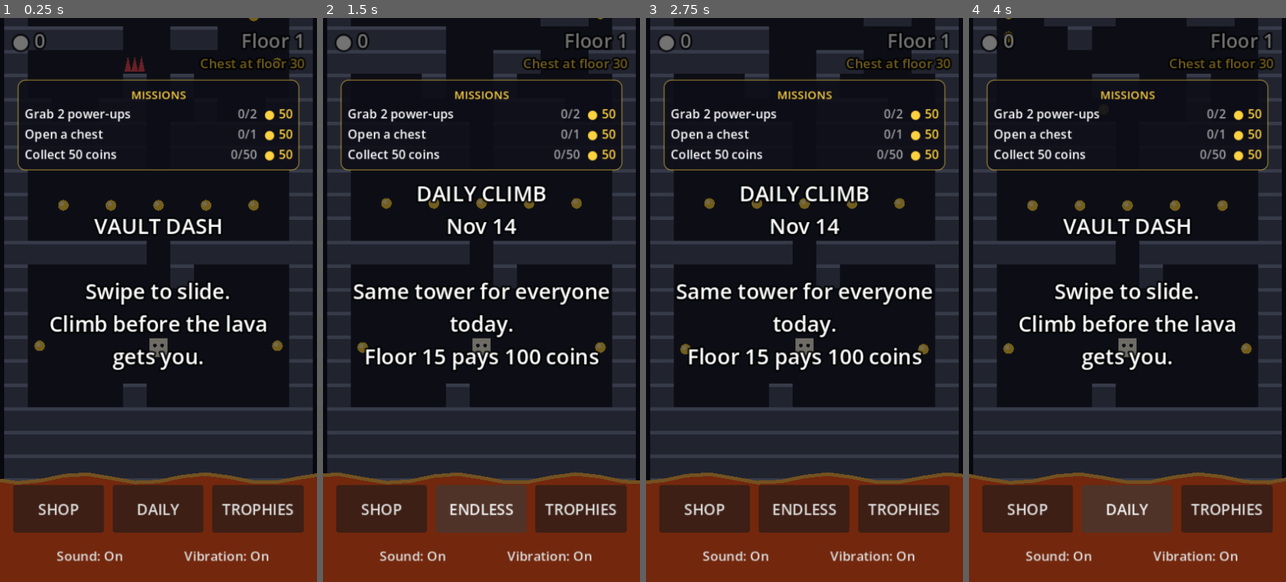
Above: before the commit, frames 1-4 (left to right).
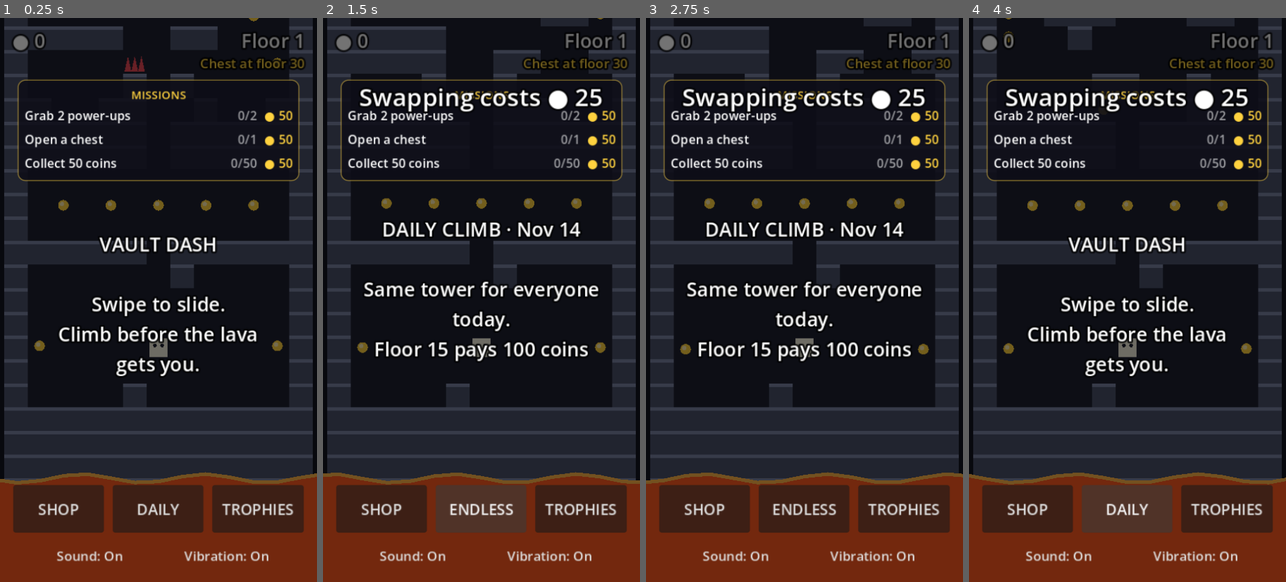
Above: after the commit, the same moments.

Repository: erelcaferm/vault-dash
Game: Godot game, scene res://scenes/main.tscn
Two runs of this game, one before a commit and one after it. Both use one fixed random seed, a clock stepped at 60 frames per second and the inputs below.
Inputs (mouse positions are in pixels of both pictures, inside the frame that each line leads up to):
- Up to frame 1 (0.25 s): no input
- Up to frame 2 (1.5 s): click (481, 113) at 0.52 s; click "DAILY" at 1.25 s
- Up to frame 3 (2.75 s): click (804, 142) at 2.02 s
- Up to frame 4 (4 s): click (1127, 164) at 2.77 s; click "ENDLESS" at 3.5 s

The runs differ from the first frame. In frame 1, 7.2% of the frame differs, in the area x 5-95%, y 16-64%; in frame 2, 8.7%; in frame 3, 8.7%, in the area x 5-95%, y 12-63%; in frame 4, 8.4%.

Commit message:
Polish: swap a mission for 25 coins, and fit menu text around the new panels
Co-Authored-By: Claude Opus 5.5 (1M context) <noreply@anthropic.com>
Claude-Session: https://claude.ai/code/session_012HmKL1m49VtDJvmPDdVVsr

Diff:
--- a/scripts/main.gd
+++ b/scripts/main.gd
@@ -159,6 +159,7 @@
 var mission_rng := RandomNumberGenerator.new()
 var missions_panel: PanelContainer
 var missions_rows: VBoxContainer
+var pending_swap := -1           # the mission waiting for a second tap to swap
 var powerups := {}               # cell -> power-up type, on floors loaded this run
 var powerups_rolled := 0         # floors below this have had their power-up roll
 var powerup_rng := RandomNumberGenerator.new()
@@ -247,7 +248,7 @@
 			progress += "\nToday's best: floor %d" % daily_best
 		if daily_streak > 0:
 			progress += "\nStreak: %d day%s" % [daily_streak, "" if daily_streak == 1 else "s"]
-		_show_message("DAILY CLIMB\n%s\n\nSame tower for everyone\ntoday.\n%s\n%s" % [_pretty_date(daily_date), goal, progress])
+		_show_message("DAILY CLIMB · %s\n\nSame tower for everyone today.\n%s\n%s" % [_pretty_date(daily_date), goal, progress])
 		return
 	var best := ""
 	if best_floor > 0:
@@ -576,7 +577,7 @@
 		daily_ghost = recording.duplicate()
 	_bank_run()
 	var best := "Today's best: floor %d" % daily_best if daily_mode else "Best: floor %d" % best_floor
-	_show_message("%s\n\n+%d coin%s\n%s\n\nSwipe to try again" % [reason % run_floor, run_coins, "" if run_coins == 1 else "s", best])
+	_show_message("%s\n\n+%d coin%s   %s\n\nSwipe to try again" % [reason % run_floor, run_coins, "" if run_coins == 1 else "s", best])
 	_update_revive_button()
 
 
@@ -803,12 +804,12 @@
 	message_backdrop.mouse_filter = Control.MOUSE_FILTER_IGNORE
 	message_backdrop.set_anchors_and_offsets_preset(Control.PRESET_FULL_RECT)
 	hud.add_child(message_backdrop)
-	message_label = _make_label(hud, 24, HORIZONTAL_ALIGNMENT_CENTER)
+	message_label = _make_label(hud, 22, HORIZONTAL_ALIGNMENT_CENTER)
 	message_label.set_anchors_and_offsets_preset(Control.PRESET_FULL_RECT)
 	message_label.offset_left = 24
 	# Leave room for the missions panel above and the buttons below.
-	message_label.offset_top = 150
-	message_label.offset_bottom = -170
+	message_label.offset_top = 195
+	message_label.offset_bottom = -185
 	message_label.offset_right = -24
 	message_label.vertical_alignment = VERTICAL_ALIGNMENT_CENTER
 	message_label.autowrap_mode = TextServer.AUTOWRAP_WORD_SMART
@@ -831,11 +832,11 @@
 	missions_panel.offset_left = -160
 	missions_panel.offset_right = 160
 	missions_panel.offset_top = 70
-	missions_panel.mouse_filter = Control.MOUSE_FILTER_IGNORE
+	missions_panel.mouse_filter = Control.MOUSE_FILTER_PASS
 	hud.add_child(missions_panel)
 	missions_rows = VBoxContainer.new()
 	missions_rows.add_theme_constant_override("separation", 3)
-	missions_rows.mouse_filter = Control.MOUSE_FILTER_IGNORE
+	missions_rows.mouse_filter = Control.MOUSE_FILTER_PASS
 	missions_panel.add_child(missions_rows)
 	_update_missions_label()
 	toast_label = _make_label(hud, 28, HORIZONTAL_ALIGNMENT_CENTER)
@@ -985,6 +986,7 @@
 
 
 func _hide_message() -> void:
+	pending_swap = -1
 	pause_button.visible = state == State.PLAYING
 	missions_panel.visible = false
 	message_label.visible = false
@@ -1111,16 +1113,56 @@
 	var title := _plain_label("MISSIONS", 13, Color("ffd23f"))
 	title.horizontal_alignment = HORIZONTAL_ALIGNMENT_CENTER
 	missions_rows.add_child(title)
-	for m in missions:
+	for i in missions.size():
+		var m: Dictionary = missions[i]
+		# Each row is a button: tap twice to swap a mission you don't fancy.
+		var button := Button.new()
+		button.flat = true
+		button.custom_minimum_size.y = 24
+		button.pressed.connect(_on_mission_tapped.bind(i))
 		var row := HBoxContainer.new()
+		row.set_anchors_and_offsets_preset(Control.PRESET_FULL_RECT)
+		row.mouse_filter = Control.MOUSE_FILTER_IGNORE
 		row.add_theme_constant_override("separation", 8)
-		var what := _plain_label(Missions.describe(m), 14, Color.WHITE)
+		button.add_child(row)
+		var swapping := pending_swap == i
+		var text := "Tap again to swap for ● %d" % Missions.SWAP_COST if swapping else Missions.describe(m)
+		var what := _plain_label(text, 14, Color("ffd23f") if swapping else Color.WHITE)
 		what.size_flags_horizontal = Control.SIZE_EXPAND_FILL
-		what.autowrap_mode = TextServer.AUTOWRAP_WORD_SMART
+		what.vertical_alignment = VERTICAL_ALIGNMENT_CENTER
+		what.clip_text = true
 		row.add_child(what)
-		row.add_child(_plain_label("%d/%d" % [mini(m.progress, m.goal), m.goal], 14, Color(1, 1, 1, 0.6)))
-		row.add_child(_plain_label("● %d" % m.reward, 14, Color("ffd23f")))
-		missions_rows.add_child(row)
+		if not swapping:
+			row.add_child(_plain_label("%d/%d" % [mini(m.progress, m.goal), m.goal], 14, Color(1, 1, 1, 0.6)))
+			row.add_child(_plain_label("● %d" % m.reward, 14, Color("ffd23f")))
+		missions_rows.add_child(button)
+
+
+func _on_mission_tapped(i: int) -> void:
+	if pending_swap != i:
+		pending_swap = i if total_coins >= Missions.SWAP_COST else -1
+		if pending_swap == -1:
+			_toast("Swapping costs ● %d" % Missions.SWAP_COST)
+	else:
+		swap_mission(i)
+	_update_missions_label()
+
+
+## Replaces mission `i` with a different one, for Missions.SWAP_COST coins.
+func swap_mission(i: int) -> bool:
+	pending_swap = -1
+	if i < 0 or i >= missions.size() or total_coins < Missions.SWAP_COST:
+		return false
+	total_coins -= Missions.SWAP_COST
+	var old: String = missions[i].id
+	var exclude := _mission_ids()
+	missions[i] = Missions.make(mission_rng, stat("missions_done"), exclude, stat)
+	sfx.play("coin", 0.8)
+	_save()
+	_update_missions_label()
+	if state == State.READY:
+		reset()    # refreshes the coin count on the title screen
+	return missions[i].id != old
 
 
 func _plain_label(text: String, size: int, color: Color) -> Label:
--- a/scripts/missions.gd
+++ b/scripts/missions.gd
@@ -11,6 +11,8 @@
 ## Every this-many missions finished, new ones go up a tier.
 const MISSIONS_PER_TIER := 3
 const MAX_TIER := 10
+## Coins to swap a mission you don't want for a different one.
+const SWAP_COST := 25
 
 const TEMPLATES := [
 	{"id": "coins_run", "text": "Collect %d coins in one run", "run": "run_coins", "base": 15, "step": 8},
--- a/tests/test_missions.gd
+++ b/tests/test_missions.gd
@@ -51,6 +51,18 @@
 	var hard := Missions.make(game.mission_rng, 30, _others(easy.id), func(_s): return 0)
 	_expect(hard.goal > easy.goal and hard.reward > easy.reward, "later missions are bigger and pay more")
 	_expect(t.has("text"), "missions have text")
+	# Swapping a mission costs coins and gives a different one.
+	game.total_coins = 0
+	_expect(not game.swap_mission(0), "you can't swap without the coins")
+	game.total_coins = 100
+	var others: Array = [game.missions[1].id, game.missions[2].id]
+	_expect(game.swap_mission(0), "swapping gives a different mission")
+	_expect(game.total_coins == 100 - Missions.SWAP_COST, "swapping costs %d coins" % Missions.SWAP_COST)
+	_expect(not others.has(game.missions[0].id), "the new mission isn't a copy of another active one")
+	game._on_mission_tapped(1)
+	_expect(game.pending_swap == 1 and game.total_coins == 100 - Missions.SWAP_COST, "the first tap only asks to confirm")
+	game._on_mission_tapped(1)
+	_expect(game.pending_swap == -1 and game.total_coins == 100 - 2 * Missions.SWAP_COST, "the second tap swaps")
 	var saved: Array = game.missions.duplicate(true)
 	game._save()
 	game.queue_free()
